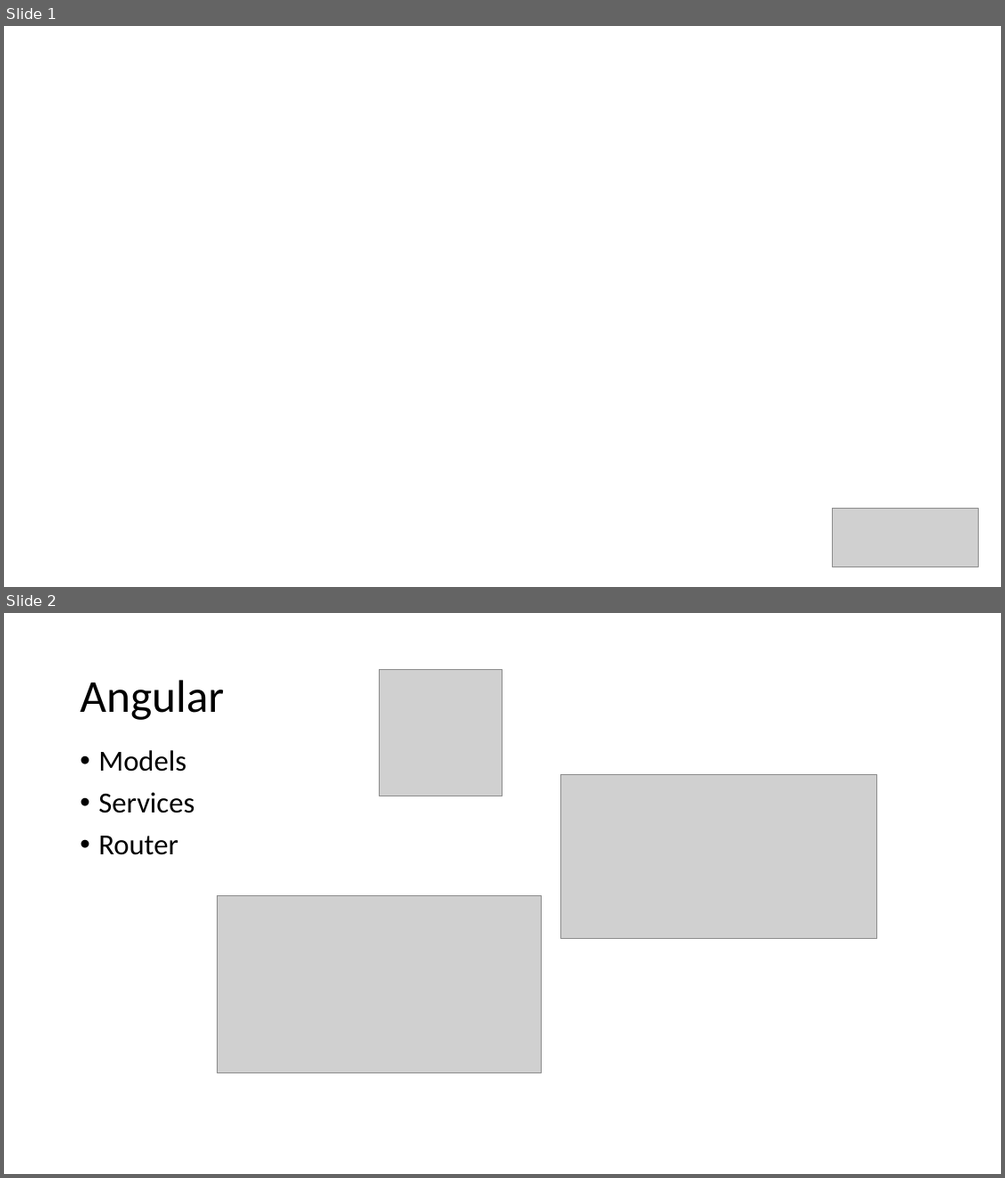
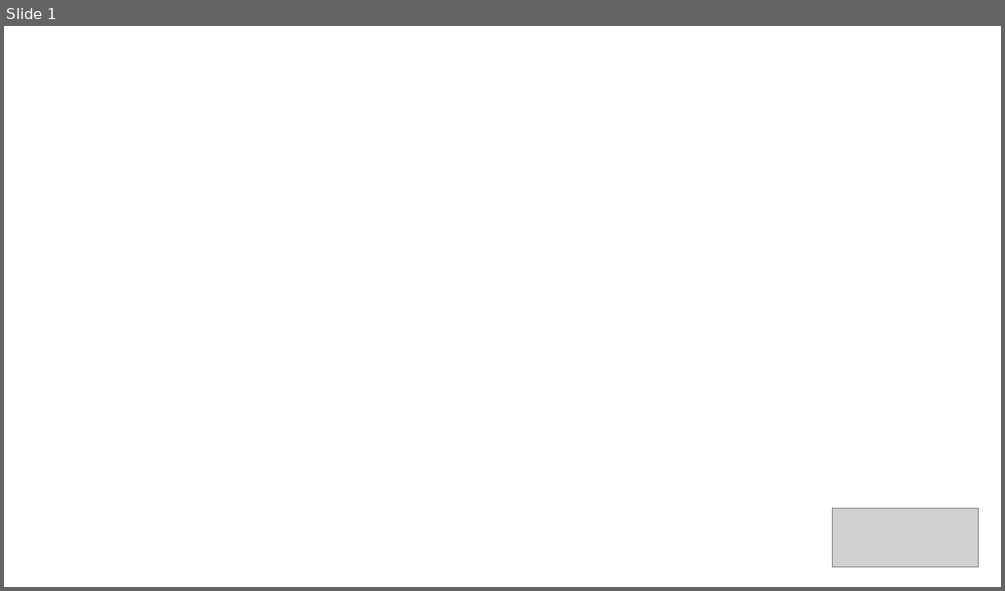
Before and after one commit to codebryanc/ionicBizagi, a slide deck: Step 12 - Angular/Presentación14.pptx. Shown one above the other, each under a label of ours: slides 1 and 2 before the commit, slide 1 after it. The pictures are 1005x1178 and 1005x591 pixels, drawn with LibreOffice and Linux fonts; fonts in the diff are those of the drawing; grey boxes stand for pictures; background and template pictures are left out. Boxes give left, top, right and bottom in pixels: in the first picture for what was removed or moved away, otherwise in the second. Text is boxed around its words. In the diff, an @@ line names an element or a change of style, - is before the commit and + after.

Commit message:
13 Angular

```diff
--- a/Step 12 - Angular/Presentación14.pptx
+++ b/Step 12 - Angular/Presentación14.pptx
@@ slide 2 removed at [4,613,1001,1174], background #FFFFFF @@
@@ title removed at [80,680,224,720] @@
-Angular
@@ picture removed at [380,669,502,795] @@
@@ text removed at [98,750,194,855] @@
-• Models
-• Services
-• Router
@@ picture removed at [561,774,877,938] @@
@@ picture removed at [217,896,541,1073] @@
```
Also in this commit, not shown: 1 slide changed, 1 slide added, 1 other slide removed, 1 other file.
